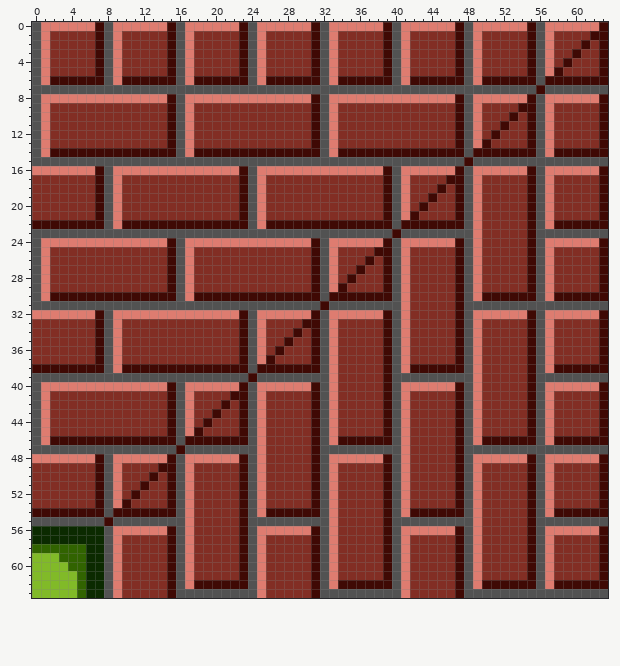
Pixel-art sprite: Assets/SpriteSheets/WallNW.png. Above is the file before it was changed.
The file is 64x64 pixels.
Once edited:
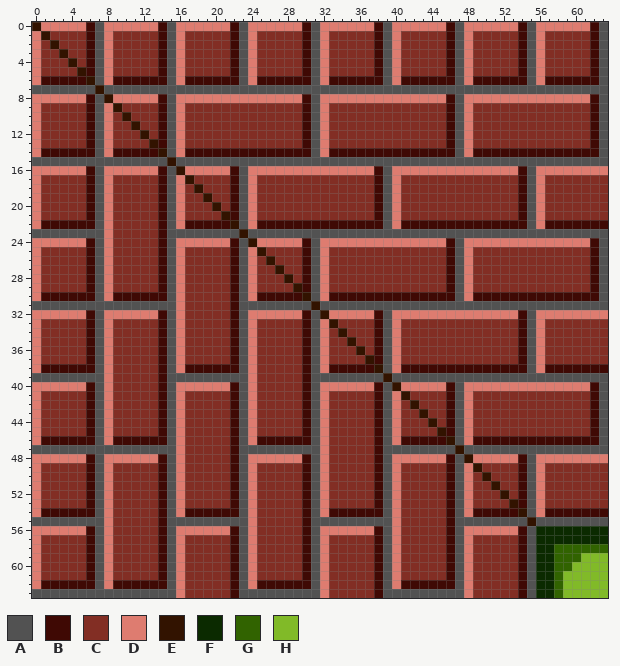
Palette (. is transparent): A #525252  B #3f0904  C #822e24  D #de7c70  E #321300  F #0b2a00  G #316300  H #81ba28
Difference:
Changed rows in their new state; - is an unchanged pixel.
first column x 0:
 0 E-----BAD-----BAD-----BAD-----BAD-----BAD-----BAD-----BAD-----BA
 1 DE----BADC----BADC----BADC----BADC----BADC----BADC----BADC-----A
 2 DCE---BADC----BADC----BADC----BADC----BADC----BADC----BADC---CBA
 3 DC-E--BADC----BADC----BADC----BADC----BADC----BADC----BADC--C-BA
 4 DC--E-BADC----BADC----BADC----BADC----BADC----BADC----BADC-C--BA
 5 DC---EBADC----BADC----BADC----BADC----BADC----BADC----BADCC---BA
 6 DB----EADB-----ADB-----ADB-----ADB-----ADB-----ADB-----AD------A
 7 -------E------------------------------------------------A-------
 8 D-----BAE-----BAD-------------BAD-------------BAD------DD-----BA
 9 DC----BADE----BADC------------BADC------------BADC----CCCC----BA
10 DC----BAD-E---BADC------------BADC------------BADC---C-CCC----BA
11 DC----BAD--E--BADC------------BADC------------BADC--C--CCC----BA
12 DC----BAD---E-BADC------------BADC------------BADC-C---CCC----BA
13 DC----BAD----EBADC------------BADC------------BADCC----CCC----BA
14 DB-----AD-----EADB-------------ADB-------------AD-------BB-----A
15 ---------------E--------------------------------A---------------
16 ------BAD-----BAE-----BAD-------------BAD------DD-----BAD------D
17 D-----BADC----BADE----BADC------------BADC----CCCC----BADC-----C
18 D-----BADC----BAD-E---BADC------------BADC---C-CCC----BADC-----C
19 D-----BADC----BAD--E--BADC------------BADC--C--CCC----BADC-----C
20 D-----BADC----BAD---E-BADC------------BADC-C---CCC----BADC-----C
21 D-----BADC----BAD----EBADC------------BADCC----CCC----BADC-----C
22 D------ADCCCCC-AD-----EADB-------------AD-------BBBBBBBADB------
23 --------DCCCCCB--------E----------------A--------AAAAAAA--------
24 D-----BA-CCCCCBAD-----BAE-----BAD------DD-----BAD-DDDDDDD-----BA
25 DC----BAD-----BADC----BADE----BADC----CCCC----BADC-----CCC----BA
26 DC----BAD-----BADC----BAD-E---BADC---C-CCC----BADC-----CCC----BA
27 DC----BAD-----BADC----BAD--E--BADC--C--CCC----BADC-----CCC----BA
28 DC----BAD-----BADC----BAD---E-BADC-C---CCC----BADC-----CCC----BA
29 DC----BAD-----BADC----BAD----EBADCC----CCC----BADC-----CCC----BA
30 DB-----AD------ADCCCCC-AD-----EAD-------BBBBBBBADB------BB-----A
31 ----------------DCCCCCB--------EA--------AAAAAAA----------------
32 ------BAD-----BA-CCCCCBAD-----BAE-----BAD-DDDDDDD-----BAD------D
33 D-----BADC----BAD-----BADC-----ADE----BADC-----CCC----BADC-----C
34 D-----BADC----BAD-----BADC---CBADCE---BADC-----CCC----BADC-----C
35 D-----BADC----BAD-----BADC--C-BADC-E--BADC-----CCC----BADC-----C
36 D-----BADC----BAD-----BADC-C--BADC--E-BADC-----CCC----BADC-----C
37 D-----BADC----BAD-----BADCC---BADC---EBADC-----CCC----BADC-----C
38 D------ADCCCCC-AD------ADCCCCC-ADBBBBBEADB------BBBBBBBADB------
39 --------DCCCCCB---------DCCCCCB--AAAAAAE---------AAAAAAA--------
40 D-----BA-CCCCCBAD-----BADCCCCCBAD-DDDDBAE-----BAD-DDDDDDD-----BA
41 DC----BAD-----BADC-----ADC----BADC----BADE----BADC-----CCC----BA
42 DC----BAD-----BADC---CBADC----BADC----BADCE---BADC-----CCC----BA
43 DC----BAD-----BADC--C-BADC----BADC----BADC-E--BADC-----CCC----BA
44 DC----BAD-----BADC-C--BADC----BADC----BADC--E-BADC-----CCC----BA
45 DC----BAD-----BADCC---BADC----BADC----BADC---EBADC-----CCC----BA
46 DB-----AD------ADCCCCC-ADBBBBBBADCCCCC-ADBBBBBEADB------BB-----A
47 ----------------DCCCCCB--AAAAAAADCCCCCB--AAAAAAE----------------
48 ------BAD-----BADCCCCCBAD-DDDDBADCCCCCBAD-DDDDBAE-----BAD------D
49 D-----BADC-----ADC----BADC----BADC----BADC----BADE----BADC-----C
50 D-----BADC---CBADC----BADC----BADC----BADC----BADCE---BADC-----C
51 D-----BADC--C-BADC----BADC----BADC----BADC----BADC-E--BADC-----C
52 D-----BADC-C--BADC----BADC----BADC----BADC----BADC--E-BADC-----C
53 D-----BADCC---BADC----BADC----BADC----BADC----BADC---EBADC-----C
54 D------ADCCCCC-ADBBBBBBADCCCCC-ADBBBBBBADCCCCC-ADBBBBBEADB------
55 --------DCCCCCB--AAAAAAADCCCCCB--AAAAAAADCCCCCB--AAAAAAE--------
56 DDDDDDBADCCCCCBAD-DDDDBADCCCCCBAD-DDDDBADCCCCCBAD-DDDDBAFFFFFFFF
57 DCCCCCBADC----BADC----BADC----BADC----BADC----BADC----BAFFFFFFFF
58 DCCCCCBADC----BADC----BADC----BADC----BADC----BADC----BAFFGGGGGG
59 DCCCCCBADC----BADC----BADC----BADC----BADC----BADC----BAFFGGGHHH
60 DCCCCCBADC----BADC----BADC----BADC----BADC----BADC----BAFFGGHHHH
61 DCCCCCBADC----BADC----BADC----BADC----BADC----BADC----BAFFGHHHHH
62 DBBBBBBADBBBBBBADCCCCC-ADBBBBBBADCCCCC-ADBBBBBBADCCCCC-AFFGHHHHH
63 AAAAAAAA-AAAAAAADCCCCCB--AAAAAAADCCCCCB--AAAAAAADCCCCCB-FFGHHHHH
